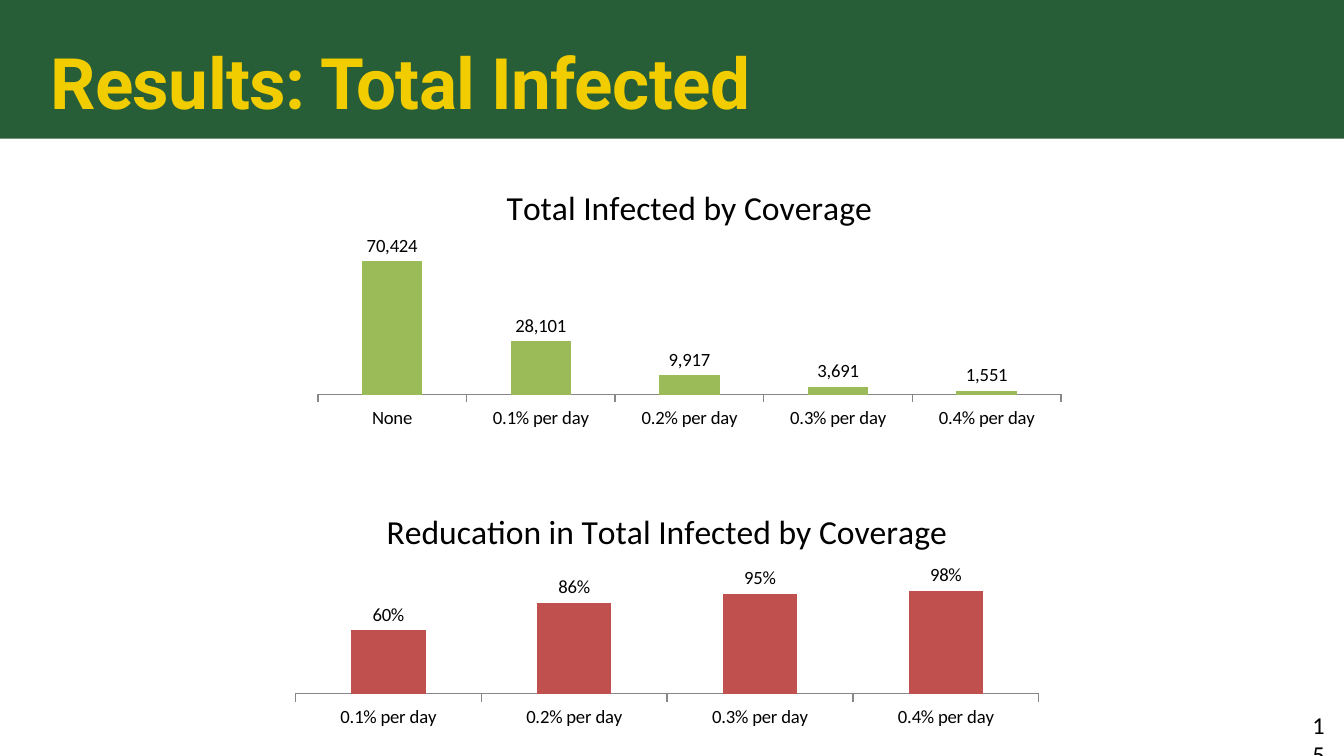
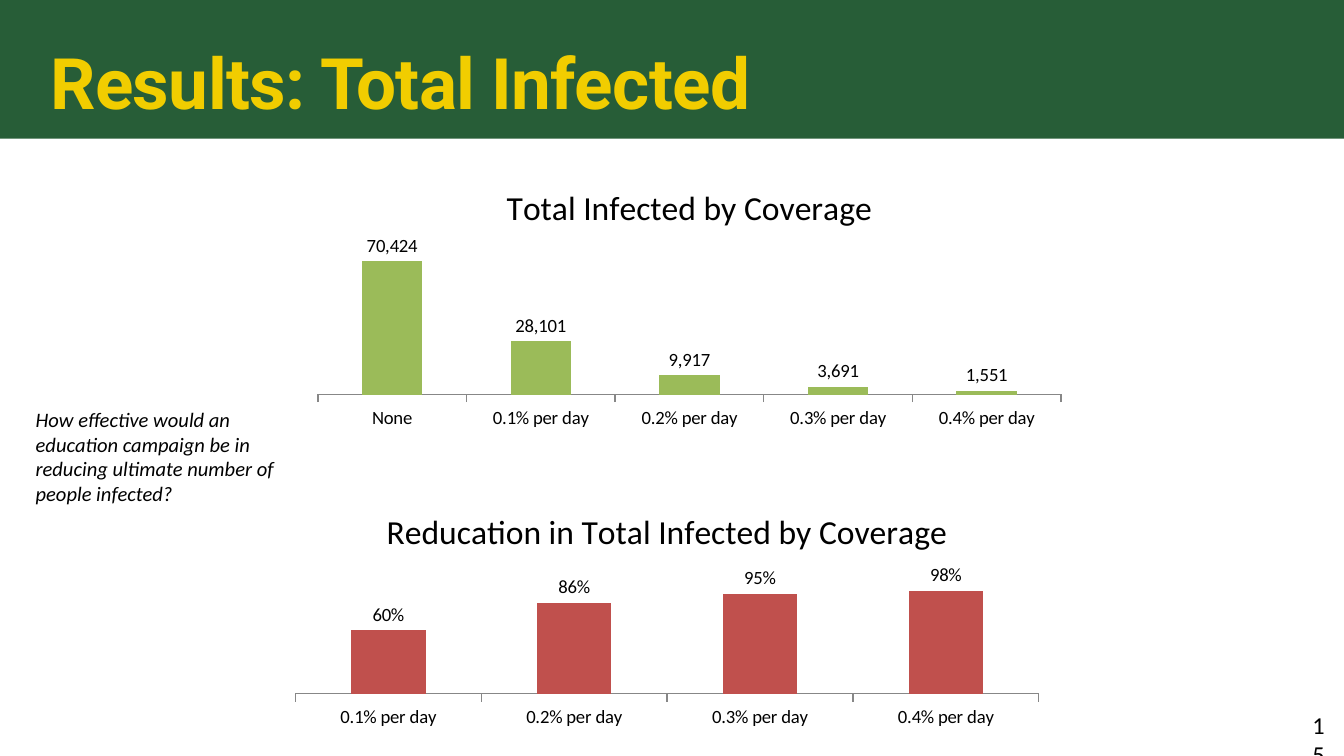
Before and after one commit to colbychristian/mpox_sier, a slide deck: slide 15 of Mpox_education_PPT.pptx. Drawn at 1344x756 pixels with LibreOffice and Linux fonts; fonts in the diff are those of the drawing. Boxes give left, top, right and bottom in pixels: in the first picture for what was removed or moved away, otherwise in the second. Text is boxed around its words. In the diff, an @@ line names an element or a change of style, - is before the commit and + after.

Commit message:
Updated

```diff
--- a/Mpox_education_PPT.pptx
+++ b/Mpox_education_PPT.pptx
@@ text added at [36,412,274,505], 11 pt, text #000000, italic @@
+How effective would an education campaign be in reducing ultimate number of people infected?
```
Also in this commit, not shown: 1 other slide changed.
